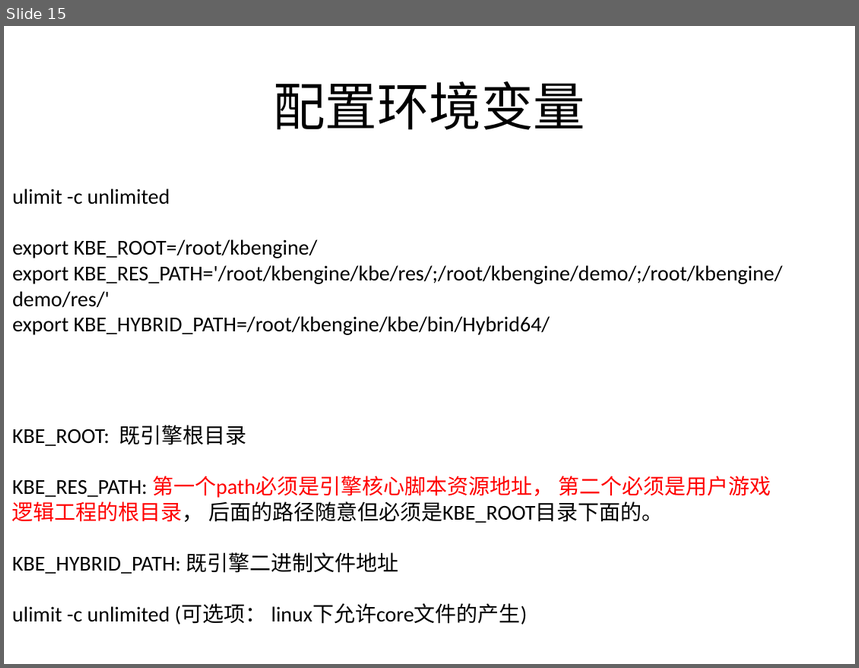
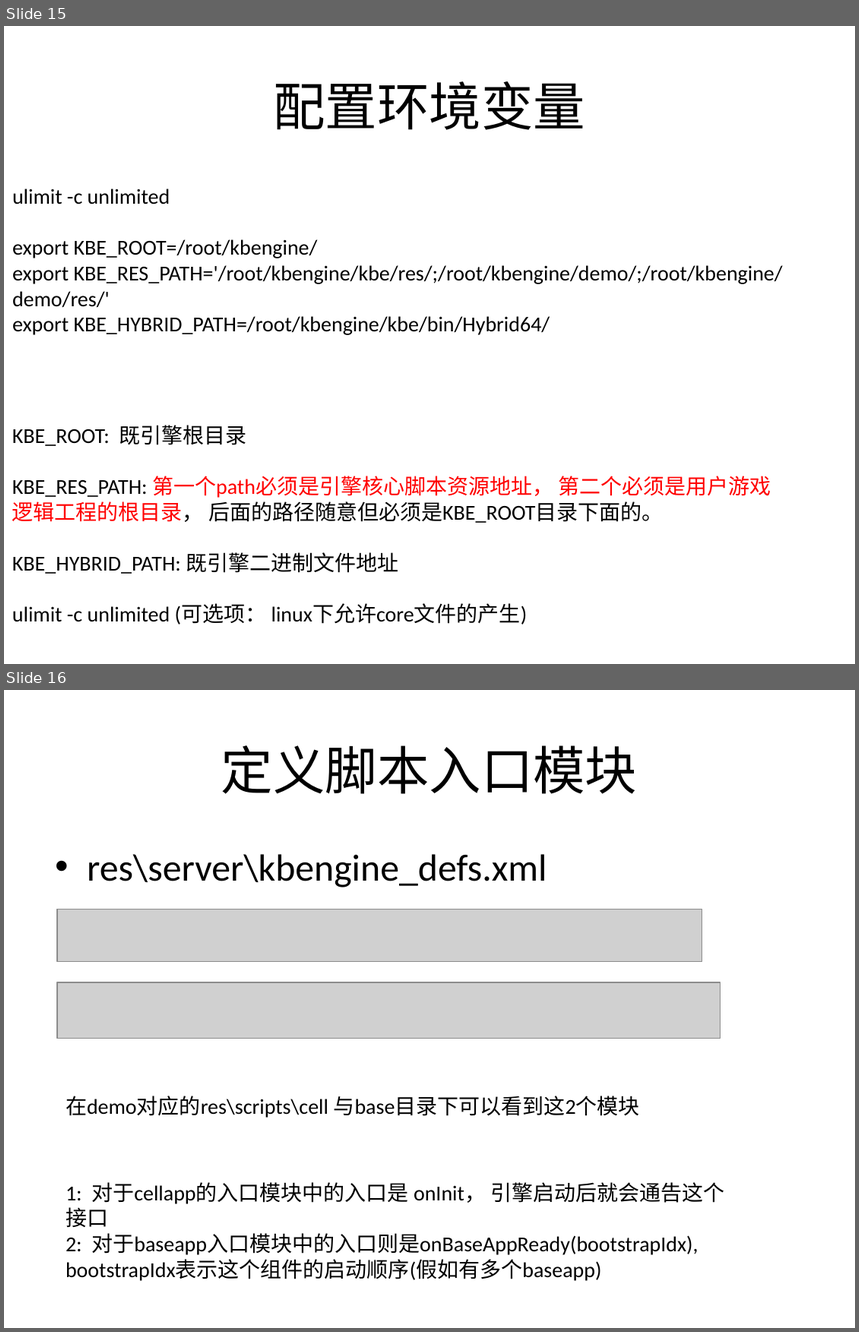
Before and after one commit to kbengine/kbengine, a slide deck: kbe/doc/server_overview.pptx. Shown one above the other, each under a label of ours: slide 15 before the commit, slides 15 and 16 after it. The pictures are 859x668 and 859x1332 pixels, drawn with LibreOffice and Linux fonts; fonts in the diff are those of the drawing; grey boxes stand for pictures. Boxes give left, top, right and bottom in pixels: in the first picture for what was removed or moved away, otherwise in the second. Text is boxed around its words. In the diff, an @@ line names an element or a change of style, - is before the commit and + after.

```diff
--- a/kbe/doc/server_overview.pptx
+++ b/kbe/doc/server_overview.pptx
@@ slide 16 added at (4, 690, 855, 1328), background #FFFFFF @@
@@ title added at (221, 745, 637, 794), 44 pt, text #000000 @@
+定义脚本入口模块
@@ text added at (87, 854, 547, 888), 32 pt, text #000000 @@
+• res\server\kbengine_defs.xml
@@ picture added at (56, 910, 701, 961) @@
@@ picture added at (56, 983, 720, 1039) @@
@@ text added at (66, 1096, 640, 1118), 18 pt, text #000000 @@
+在demo对应的res\scripts\cell 与base目录下可以看到这2个模块
@@ text added at (66, 1182, 724, 1281), 18 pt, text #000000 @@
+1: 对于cellapp的入口模块中的入口是 onInit， 引擎启动后就会通告这个接口
+2: 对于baseapp入口模块中的入口则是onBaseAppReady(bootstrapIdx), bootstrapIdx表示这个组件的启动顺序(假如有多个baseapp)
```
Also in this commit, not shown: 1 other slide added.
